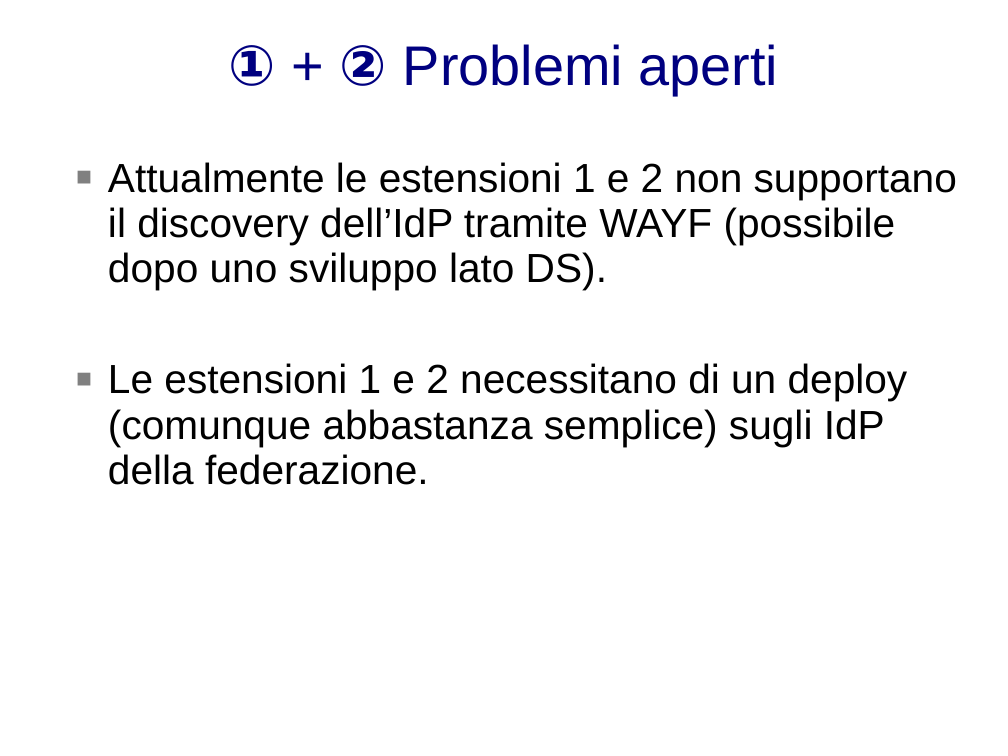
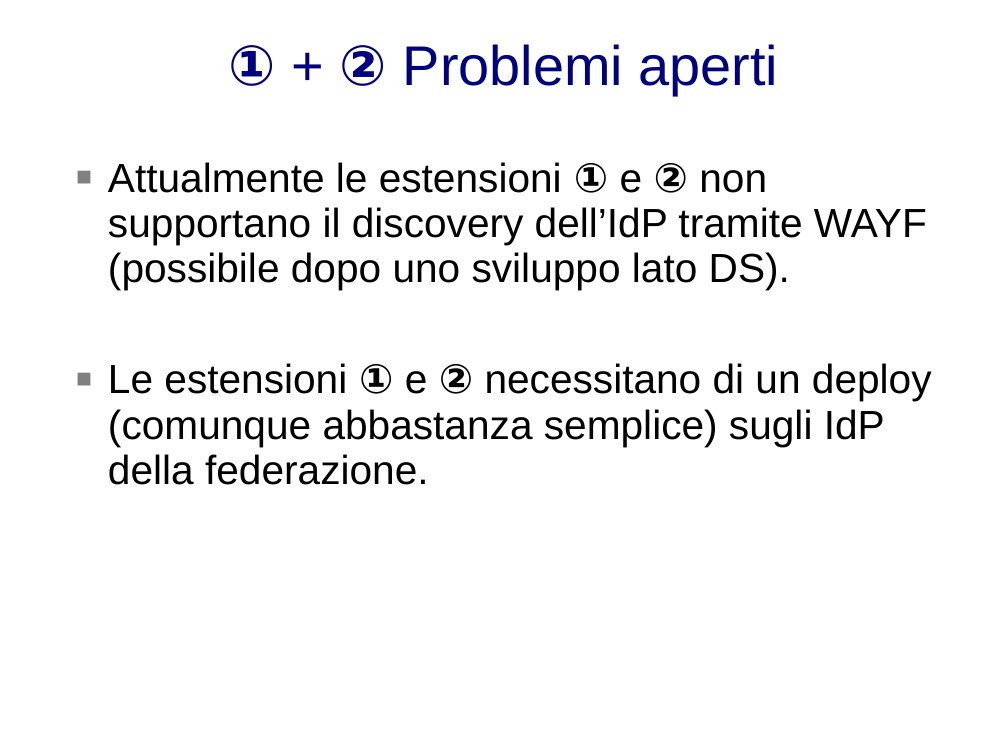
Before and after one commit to biancini/Shibboleth-Authentication, a slide deck: slide 11 of documentation/ShibbolethExtensions.pptx. Drawn at 1008x756 pixels with LibreOffice and Linux fonts; fonts in the diff are those of the drawing; background and template pictures are left out. Boxes give left, top, right and bottom in pixels: in the first picture for what was removed or moved away, otherwise in the second. Text is boxed around its words. In the diff, an @@ line names an element or a change of style, - is before the commit and + after.

```diff
--- a/documentation/ShibbolethExtensions.pptx
+++ b/documentation/ShibbolethExtensions.pptx
@@ text at [108,162,932,485]: text changed @@
-■ Attualmente le estensioni 1 e 2 non supportano il discovery dell’IdP tramite WAYF (possibile dopo uno sviluppo lato DS).
-■ Le estensioni 1 e 2 necessitano di un deploy (comunque abbastanza semplice) sugli IdP della federazione.
+■ Attualmente le estensioni ① e ② non supportano il discovery dell’IdP tramite WAYF (possibile dopo uno sviluppo lato DS).
+■ Le estensioni ① e ② necessitano di un deploy (comunque abbastanza semplice) sugli IdP della federazione.
```
Also in this commit, not shown: 9 other slides changed.
